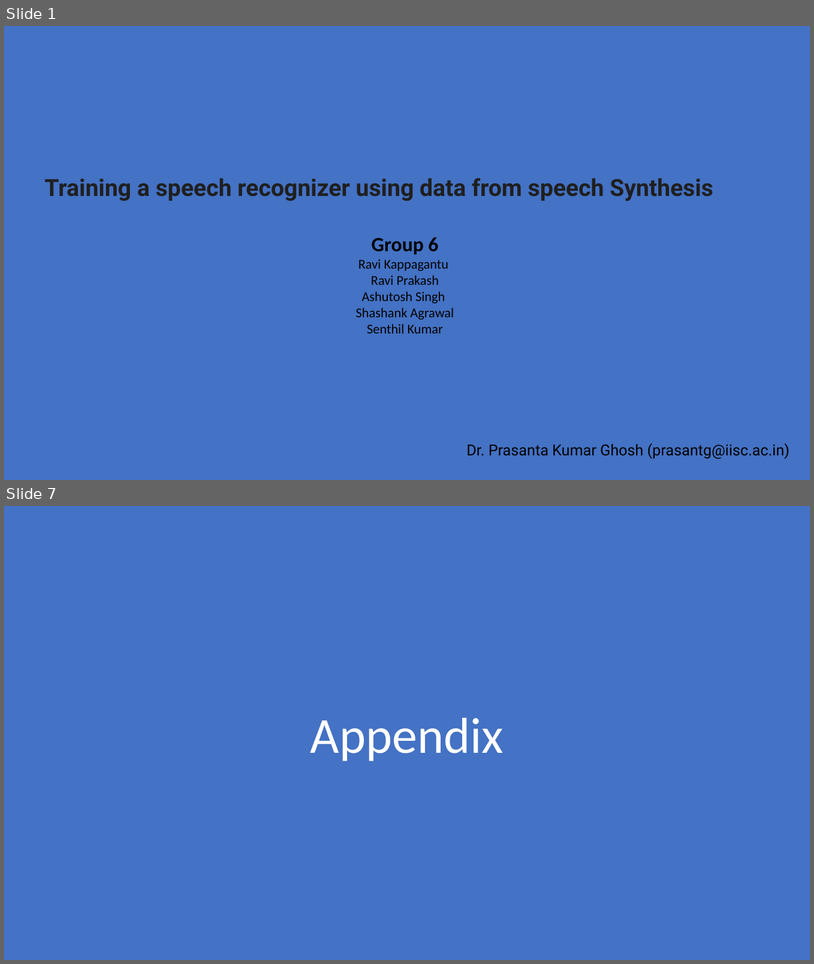
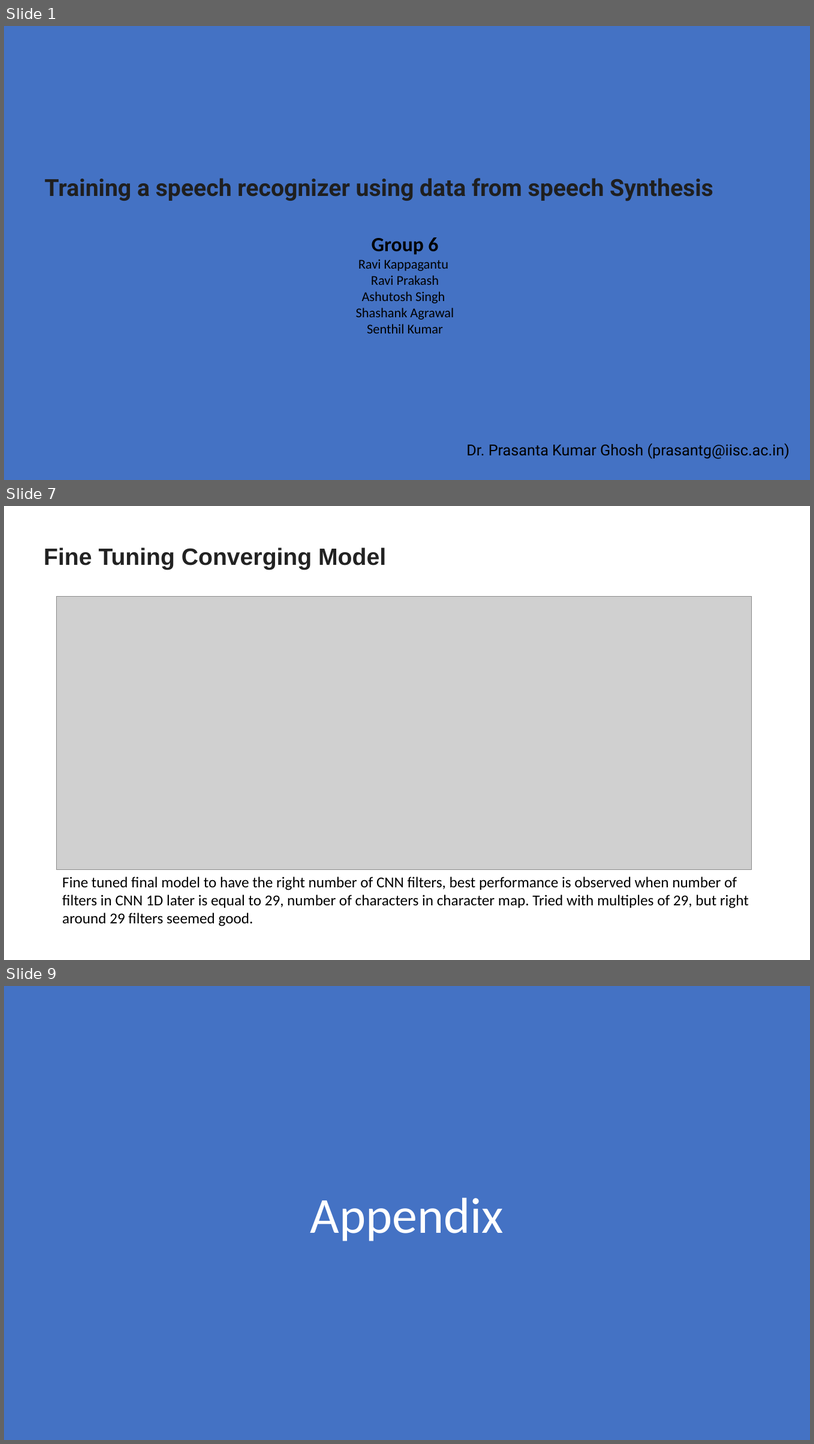
Before and after one commit to ravi-devgoblet/iisc_cohort4_group6_capstone, a slide deck: project_docs/Group 6 Capstone Project Presentation.pptx. Shown one above the other, each under a label of ours: slides 1 and 7 before the commit, slides 1, 7 and 9 after it; the slides between them are not shown. The pictures are 814x964 and 814x1444 pixels, drawn with LibreOffice and Linux fonts; fonts in the diff are those of the drawing; grey boxes stand for pictures. Boxes give left, top, right and bottom in pixels: in the first picture for what was removed or moved away, otherwise in the second. Text is boxed around its words. In the diff, an @@ line names an element or a change of style, - is before the commit and + after.

```diff
--- a/project_docs/Group 6 Capstone Project Presentation.pptx
+++ b/project_docs/Group 6 Capstone Project Presentation.pptx
@@ slide 7 added at (4,506,810,960), background #FFFFFF @@
@@ text added at (44,547,386,570), 28 pt, text #222222, bold @@
+Fine Tuning Converging Model
@@ text added at (45,549,62,564), 16 pt, text #000000 @@
+Tra
@@ picture added at (57,596,753,869) @@
@@ text added at (62,876,749,926), 18 pt, text #000000 @@
+Fine tuned final model to have the right number of CNN filters, best performance is observed when number of filters in CNN 1D later is equal to 29, number of characters in character map. Tried with multiples of 29, but right around 29 filters seemed good.
@@ what was slide 7 is now slide 9 @@
```
Also in this commit, not shown: 3 slides changed, 3 other slides added, 4 slides removed.
